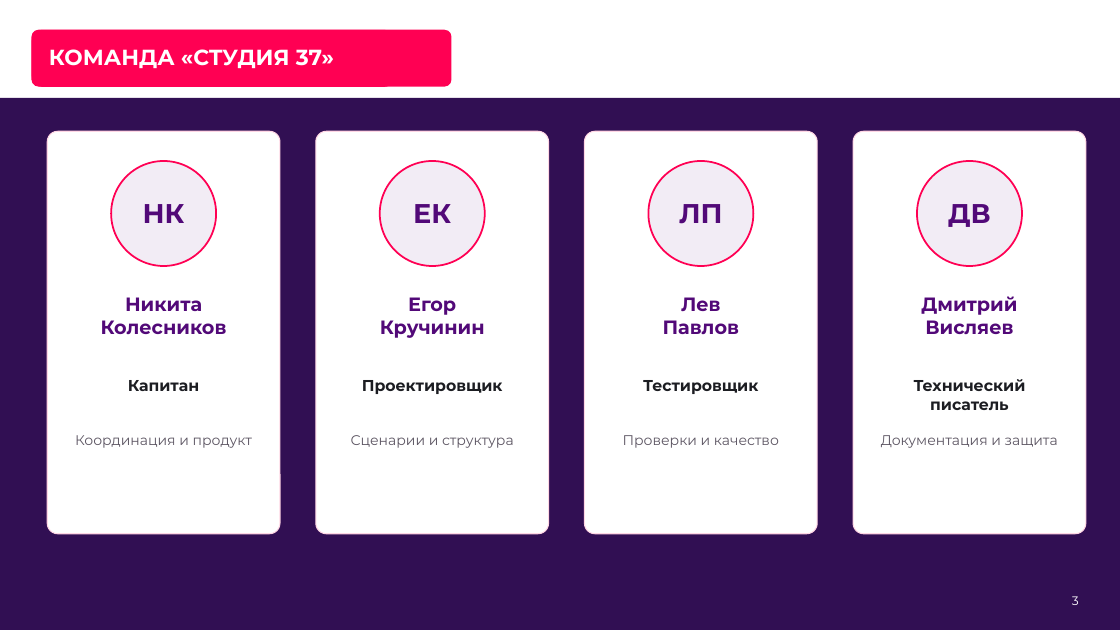
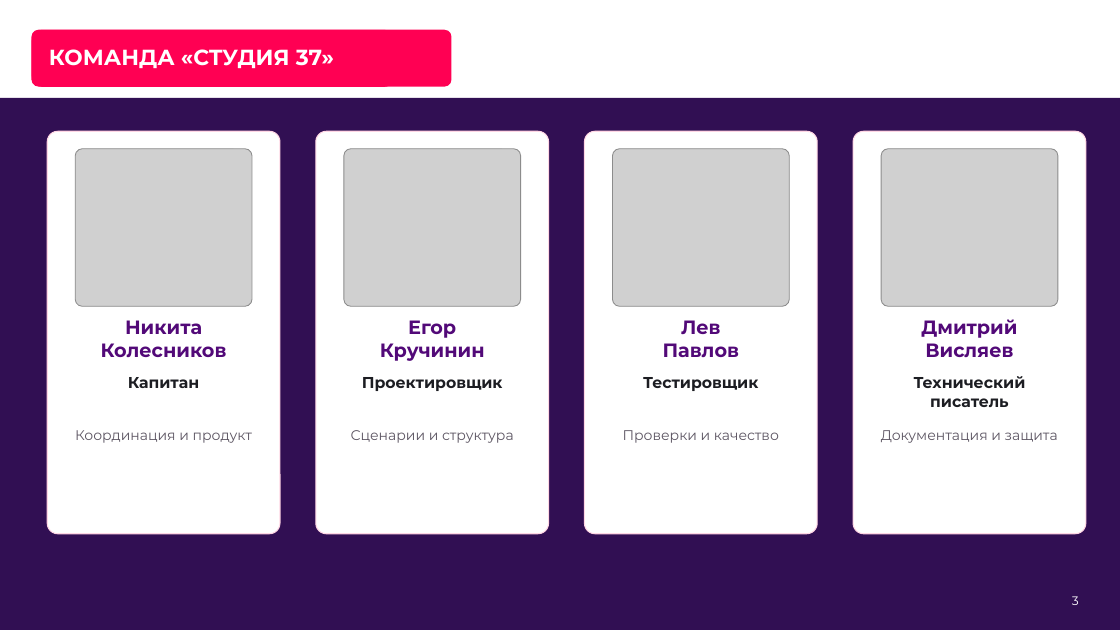
Before and after one commit to punkpsyh-hash/Fsp, a slide deck: slide 3 of docs/delivery/fsp-lct-2026.pptx. Drawn at 1120x630 pixels with LibreOffice and Linux fonts; fonts in the diff are those of the drawing; grey boxes stand for pictures; background and template pictures are left out. Boxes give left, top, right and bottom in pixels: in the first picture for what was removed or moved away, otherwise in the second. Text is boxed around its words. In the diff, an @@ line names an element or a change of style, - is before the commit and + after.

```diff
--- a/docs/delivery/fsp-lct-2026.pptx
+++ b/docs/delivery/fsp-lct-2026.pptx
@@ picture added at (76, 149, 252, 307) @@
@@ picture added at (344, 149, 520, 307) @@
@@ picture added at (613, 149, 789, 307) @@
@@ picture added at (881, 149, 1058, 307) @@
@@ ellipse removed at (111, 161, 216, 266) @@
@@ ellipse removed at (380, 161, 485, 266) @@
@@ ellipse removed at (649, 161, 754, 266) @@
@@ ellipse removed at (918, 161, 1023, 266) @@
@@ text removed at (143, 204, 185, 223) @@
-НК
@@ text removed at (413, 204, 451, 223) @@
-ЕК
@@ text removed at (679, 204, 723, 224) @@
-ЛП
@@ text removed at (948, 204, 991, 227) @@
-ДВ
@@ text "Никита": place and size @@
-text "Никита" at (101, 297, 227, 334)
+text "Никита" at (101, 320, 227, 357)
@@ text "Егор": place and size @@
-text "Егор" at (380, 297, 485, 338)
+text "Егор" at (380, 320, 485, 361)
@@ text "Лев": place and size @@
-text "Лев" at (663, 297, 739, 334)
+text "Лев" at (663, 320, 739, 357)
@@ text "Дмитрий": place and size @@
-text "Дмитрий" at (921, 296, 1017, 335)
+text "Дмитрий" at (921, 319, 1017, 358)
@@ 4 texts: place and size @@
-4 texts at (75, 435, 1058, 448)
+4 texts at (75, 430, 1058, 443)
```
Also in this commit, not shown: 5 other slides changed, 56 other files.
